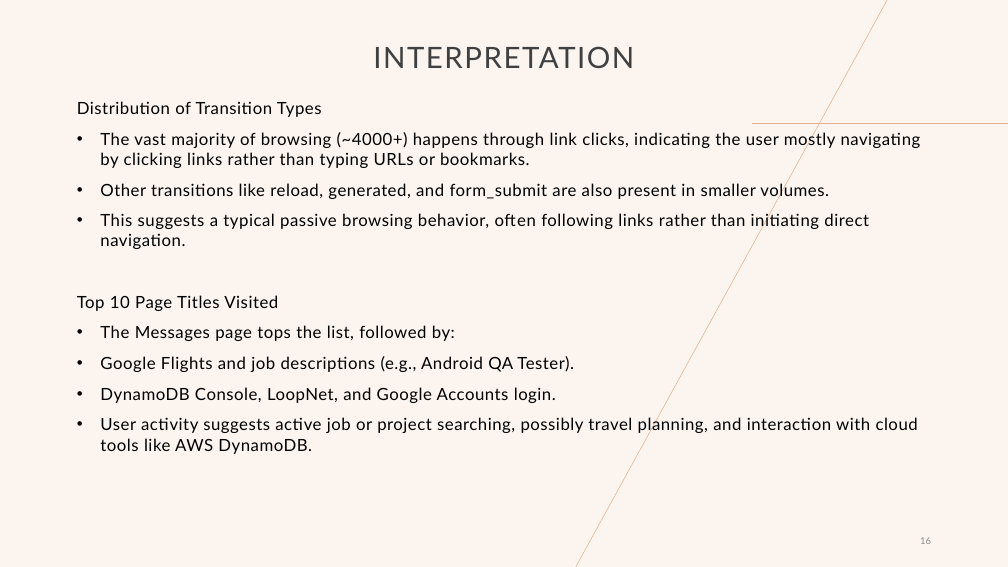
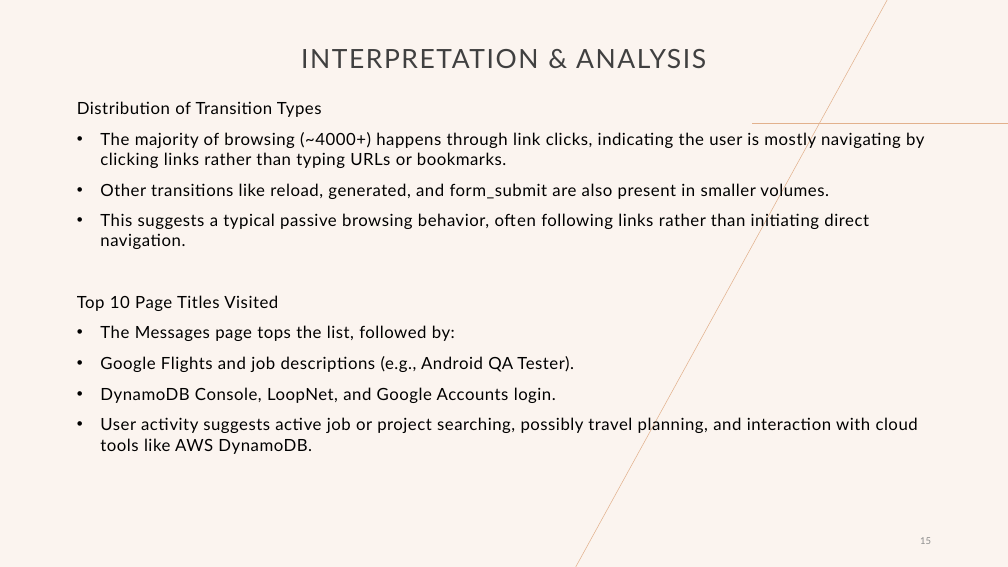
Before and after one commit to NikhilKumarBharti/Browsing-History-Analysis, a slide deck: slide 15 of ANALYSIS REPORT.pptx (slide 16 before the commit). Drawn at 1008x567 pixels with LibreOffice and Linux fonts; fonts in the diff are those of the drawing. Boxes give left, top, right and bottom in pixels: in the first picture for what was removed or moved away, otherwise in the second. Text is boxed around its words. In the diff, an @@ line names an element or a change of style, - is before the commit and + after.

```diff
--- a/ANALYSIS REPORT.pptx
+++ b/ANALYSIS REPORT.pptx
@@ title at <box>301,49,706,68</box>: text changed; size 28 to 25.2 pt @@
-INTERPRETATION
+INTERPRETATION & ANALYSIS
@@ text at <box>100,131,924,168</box>: text changed @@
-• The vast majority of browsing (~4000+) happens through link clicks, indicating the user mostly navigating by clicking links rather than typing URLs or bookmarks.
+• The majority of browsing (~4000+) happens through link clicks, indicating the user is mostly navigating by clicking links rather than typing URLs or bookmarks.
@@ page number at <box>920,537,931,544</box>: text changed @@
-16
+15
```
Also in this commit, not shown: 4 other slides changed, 1 slide removed, 1 other file.
